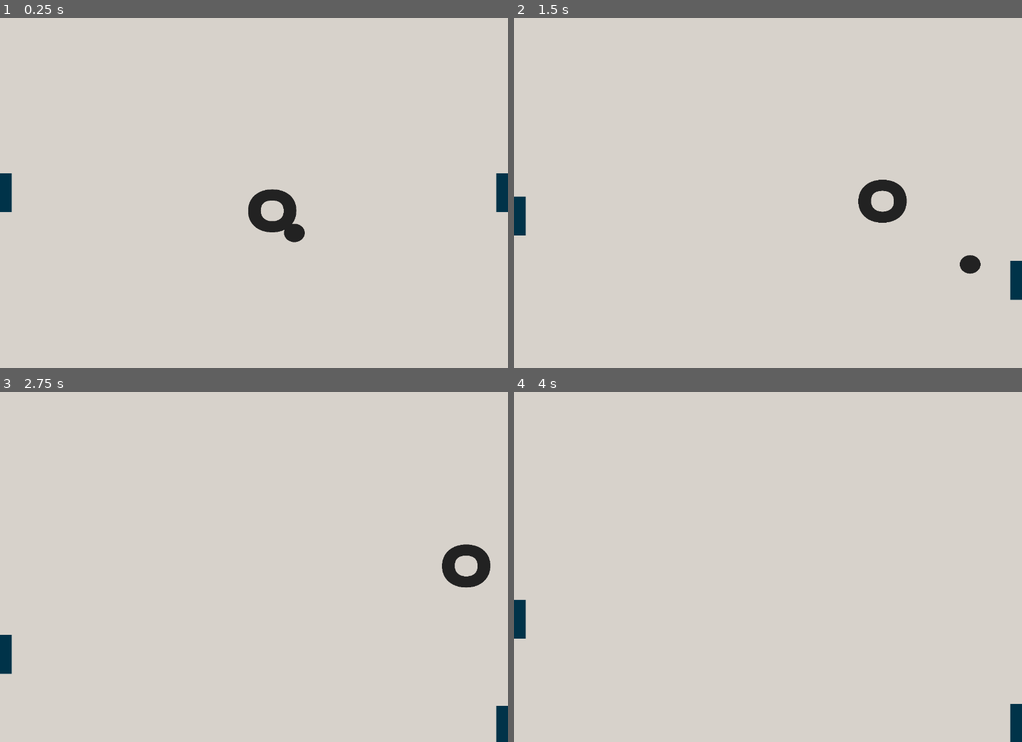
Above: before the commit, frames 1-4 (two rows, left to right).
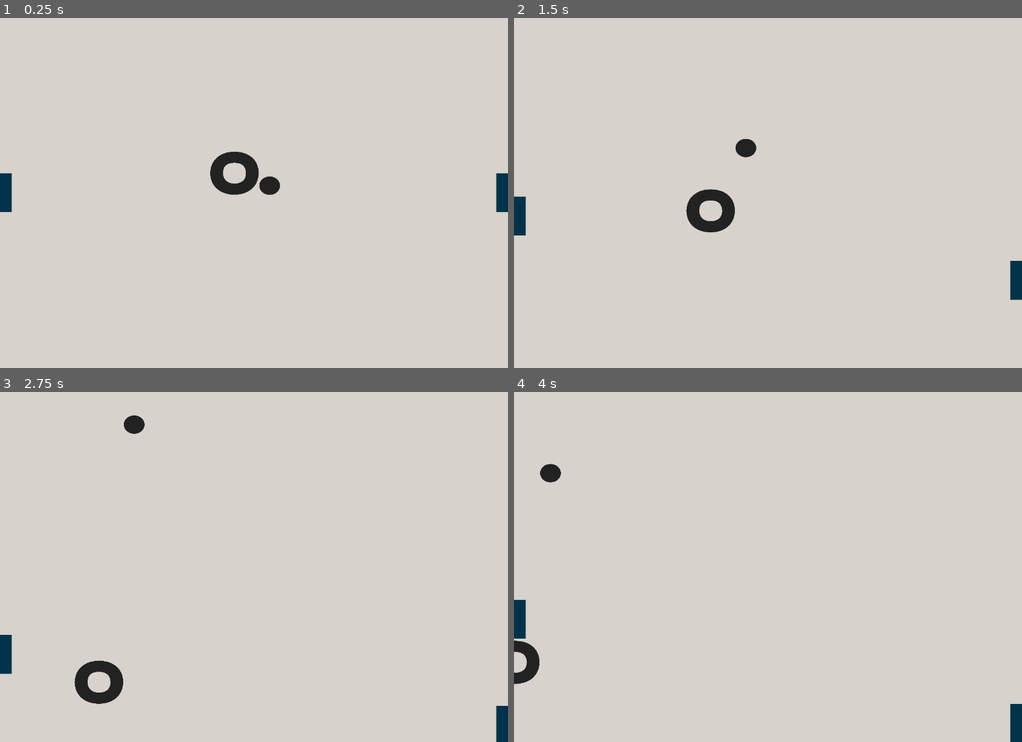
Above: after the commit, the same moments.

Repository: Noxemia/Omegapoont-game-jam
Game: Godot game, scene res://scenes/game.tscn
Two runs of this game, one before a commit and one after it. Both use one fixed random seed, a clock stepped at 60 frames per second and the inputs below.
Inputs:
- Up to frame 1 (0.25 s): no input
- Up to frame 2 (1.5 s): hold Down (RightPaddleDown) 0.53-1.28 s; hold S (LeftPaddleDown) from 1.28 s (still down)
- Up to frame 3 (2.75 s): release S (LeftPaddleDown) at 2.03 s; hold Down (RightPaddleDown) from 2.03 s (still down)
- Up to frame 4 (4 s): release Down (RightPaddleDown) at 2.78 s; hold W (LeftPaddleUp) 2.78-3.53 s; hold S (LeftPaddleDown) from 3.53 s (still down)

The runs differ from the first frame. In frame 1, 1.8% of the frame differs, in the area x 41-60%, y 38-65%; in frame 2, 1.8%, in the area x 33-92%, y 34-74%; in frame 3, 1.7%; in frame 4, 0.6%.

Commit message:
Add spawn freeze and different directions

Diff:
--- a/scenes/big_ball.tscn
+++ b/scenes/big_ball.tscn
@@ -16,6 +16,7 @@
 physics_material_override = SubResource("PhysicsMaterial_ggth0")
 gravity_scale = 0.0
 lock_rotation = true
+linear_damp_mode = 1
 script = ExtResource("1_ggth0")
 
 [node name="Sprite2D" type="Sprite2D" parent="."]
--- a/scenes/game.tscn
+++ b/scenes/game.tscn
@@ -1,7 +1,6 @@
-[gd_scene load_steps=7 format=3 uid="uid://ud83ejkwrm6a"]
+[gd_scene load_steps=6 format=3 uid="uid://ud83ejkwrm6a"]
 
-[ext_resource type="PackedScene" uid="uid://bwd232xsdwti7" path="res://scenes/big_ball.tscn" id="1_uwrxv"]
-[ext_resource type="PackedScene" uid="uid://ctm8cht8uldso" path="res://scenes/small_ball.tscn" id="2_yqjtg"]
+[ext_resource type="Script" uid="uid://der0n06marfqp" path="res://scripts/game.gd" id="1_lnu2h"]
 [ext_resource type="PackedScene" uid="uid://by7nk1bw7kd47" path="res://scenes/left_paddle.tscn" id="3_lnu2h"]
 [ext_resource type="PackedScene" uid="uid://bdq1bg7hc2q6m" path="res://scenes/right_paddle.tscn" id="4_lbhrr"]
 
@@ -10,6 +9,7 @@
 [sub_resource type="WorldBoundaryShape2D" id="WorldBoundaryShape2D_yqjtg"]
 
 [node name="Game" type="Node2D"]
+script = ExtResource("1_lnu2h")
 
 [node name="Background" type="CanvasLayer" parent="."]
 layer = -1
@@ -21,15 +21,6 @@
 grow_horizontal = 2
 grow_vertical = 2
 color = Color(0.84313726, 0.8235294, 0.79607844, 1)
-
-[node name="BigBall" parent="." instance=ExtResource("1_uwrxv")]
-position = Vector2(650, 450)
-linear_damp_mode = 1
-initial_velocity = Vector2(200, 200)
-
-[node name="SmallBall" parent="." instance=ExtResource("2_yqjtg")]
-position = Vector2(800, 600)
-initial_velocity = Vector2(-200, -200)
 
 [node name="Floor" type="StaticBody2D" parent="."]
 
@@ -50,3 +41,12 @@
 [node name="RightPaddle" parent="." instance=ExtResource("4_lbhrr")]
 position = Vector2(1270, 400)
 gravity_scale = 0.0
+
+[node name="BigBallTimer" type="Timer" parent="."]
+one_shot = true
+
+[node name="SmallBallTimer" type="Timer" parent="."]
+one_shot = true
+
+[connection signal="timeout" from="BigBallTimer" to="." method="_on_big_ball_timer_timeout"]
+[connection signal="timeout" from="SmallBallTimer" to="." method="_on_small_ball_timer_timeout"]
--- a/scenes/small_ball.tscn
+++ b/scenes/small_ball.tscn
@@ -17,6 +17,7 @@
 lock_rotation = true
 linear_damp_mode = 1
 script = ExtResource("1_ogcwb")
+initial_velocity = null
 
 [node name="Sprite2D" type="Sprite2D" parent="."]
 scale = Vector2(0.15, 0.15)
--- /dev/null
+++ b/scripts/game.gd
@@ -0,0 +1,48 @@
+extends Node2D
+
+const big_ball_scene = preload("res://scenes/big_ball.tscn")
+const small_ball_scene = preload("res://scenes/small_ball.tscn")
+
+@onready var big_ball_timer = $BigBallTimer
+@onready var small_ball_timer = $SmallBallTimer
+
+const directions = [
+	Vector2(1, 1),
+	Vector2(1, -1),
+	Vector2(-1, 1),
+	Vector2(-1, -1)
+]
+
+var big_ball_instance
+var small_ball_instance
+
+# Called when the node enters the scene tree for the first time.
+func _ready() -> void:
+	_spawn_big_ball()
+	_spawn_small_ball()
+
+func _spawn_big_ball() -> void:
+	big_ball_instance = big_ball_scene.instantiate()
+	add_child(big_ball_instance)
+
+	big_ball_instance.global_position = Vector2(600, 400)
+	#big_ball_instance.get_node("Sprite2D").modulate.a = 0.5
+	big_ball_timer.start()
+
+func _on_big_ball_timer_timeout() -> void:
+	big_ball_instance.linear_velocity = Vector2(200, 200) * directions.pick_random()
+	while big_ball_instance.linear_velocity == small_ball_instance.linear_velocity:
+		big_ball_instance.linear_velocity = Vector2(200, 200) * directions.pick_random()
+
+func _spawn_small_ball() -> void:
+	small_ball_instance = small_ball_scene.instantiate()
+	add_child(small_ball_instance)
+
+	small_ball_instance.global_position = Vector2(690, 432)
+	#small_ball_instance.get_node("Sprite2D").modulate.a = 0.5
+	small_ball_timer.start()
+
+func _on_small_ball_timer_timeout() -> void:
+	small_ball_instance.linear_velocity = Vector2(200, 200) * directions.pick_random()
+	while big_ball_instance.linear_velocity == small_ball_instance.linear_velocity:
+		small_ball_instance.linear_velocity = Vector2(200, 200) * directions.pick_random()
Not shown, added: scripts/game.gd.uid
